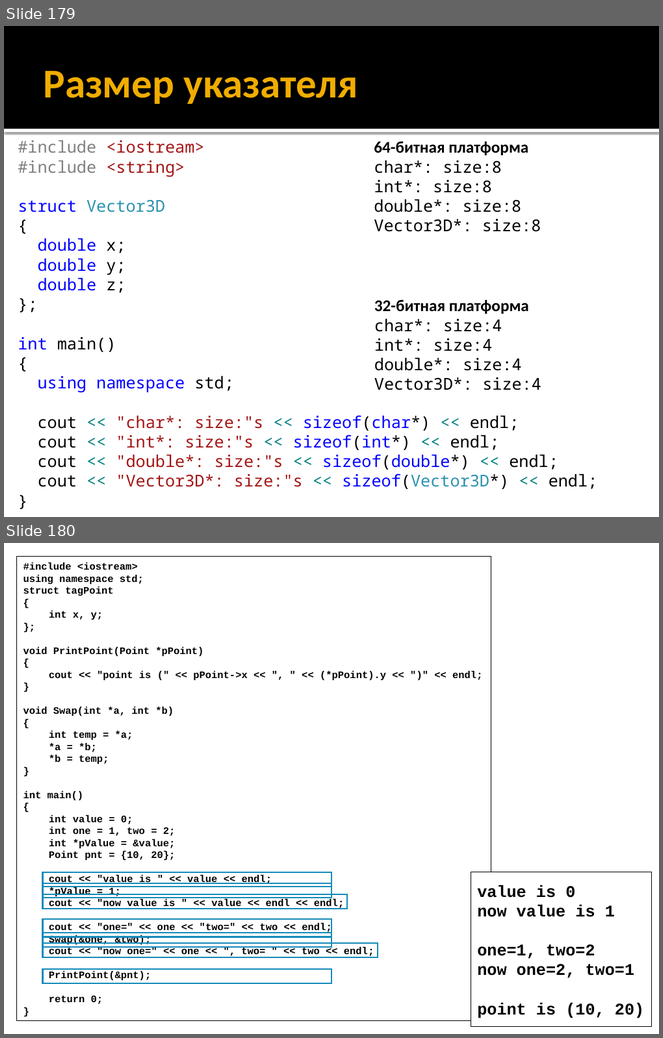
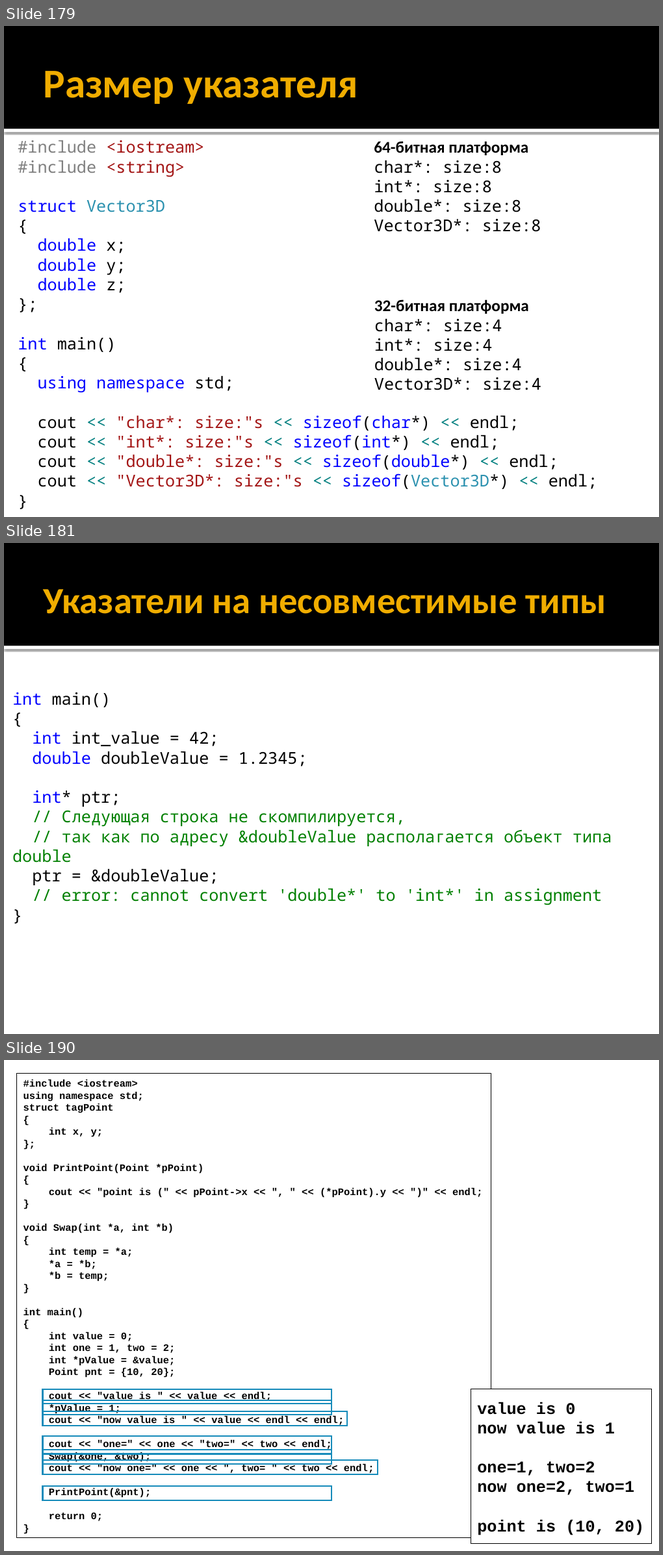
Before and after one commit to alexey-malov/oop, a slide deck: lectures/01/Синтаксис C++.pptx. Shown one above the other, each under a label of ours: slides 179 and 180 before the commit, slides 179, 181 and 190 after it; the slides between them are not shown. The pictures are 663x1038 and 663x1555 pixels, drawn with LibreOffice and Linux fonts; fonts in the diff are those of the drawing. Boxes give left, top, right and bottom in pixels: in the first picture for what was removed or moved away, otherwise in the second. Text is boxed around its words. In the diff, an @@ line names an element or a change of style, - is before the commit and + after.

```diff
--- a/lectures/01/Синтаксис C++.pptx
+++ b/lectures/01/Синтаксис C++.pptx
@@ slide 181 added at [4,543,659,1034], background #FFFFFF; not listed: 2 template elements that a slide beside it also shows @@
@@ title added at [43,589,607,614], 40.5 pt, text #F0AD00, bold @@
+Указатели на несовместимые типы
@@ text added at [12,693,612,905], 18 pt, text #008000 @@
+int main()
+{
+int int_value = 42;
+double doubleValue = 1.2345;
+int* ptr;
+// Следующая строка не скомпилируется,
+// так как по адресу &doubleValue располагается объект типа double
+ptr = &doubleValue;
+// error: cannot convert 'double*' to 'int*' in assignment
+}
@@ what was slide 180 is now slide 190 @@
```
Also in this commit, not shown: 1 slide changed, 9 other slides added.
